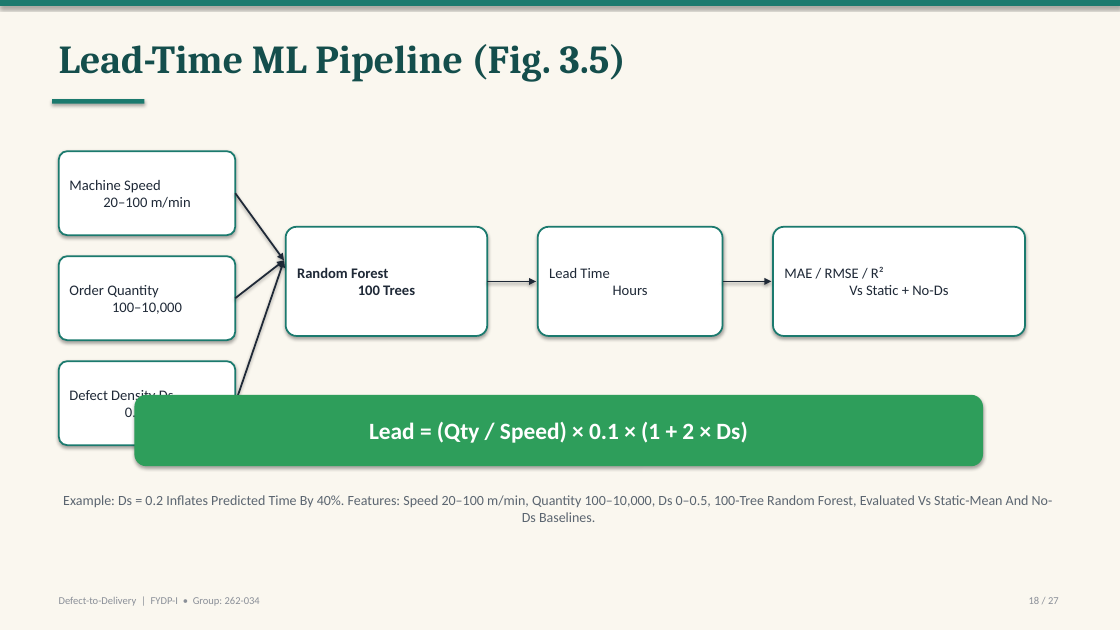
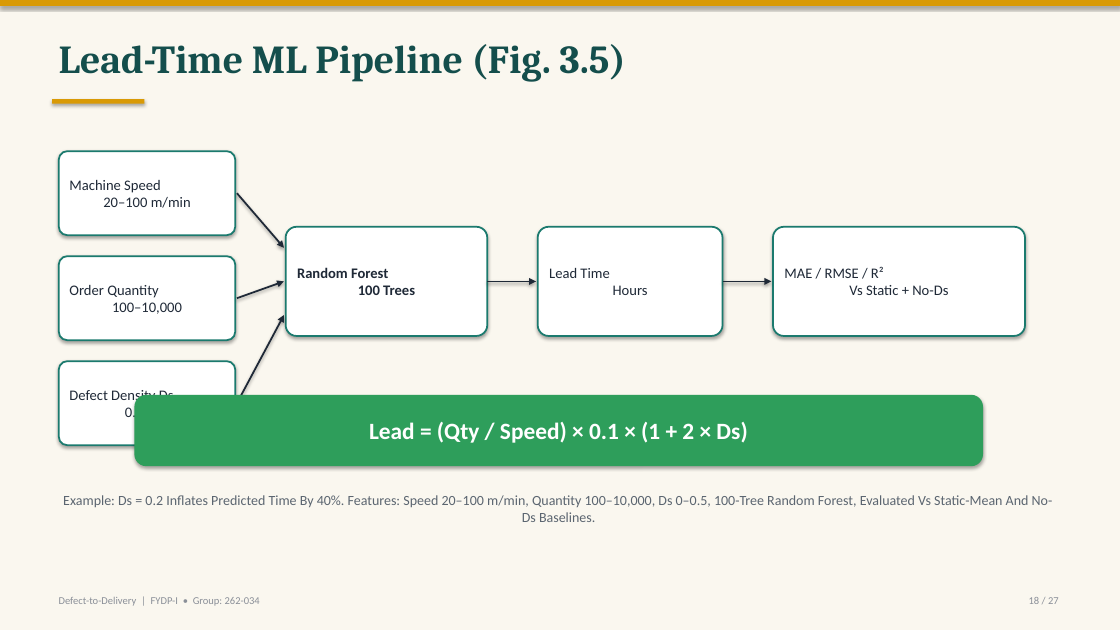
Before and after one commit to labib-ux/FYDP, a slide deck: slide 18 of slides/FYDP-I_Defect-to-Delivery.pptx. Drawn at 1120x630 pixels with LibreOffice and Linux fonts; fonts in the diff are those of the drawing. Boxes give left, top, right and bottom in pixels: in the first picture for what was removed or moved away, otherwise in the second. Text is boxed around its words. In the diff, an @@ line names an element or a change of style, - is before the commit and + after.

Commit message:
docs(slides): gold accent theme, slide-18 fan-in arrows, big-type req graphics

```diff
--- a/slides/FYDP-I_Defect-to-Delivery.pptx
+++ b/slides/FYDP-I_Defect-to-Delivery.pptx
@@ rectangle at box(0, 0, 1120, 6): fill #1B7A6E to #D99A06 @@
@@ rectangle at box(52, 99, 145, 104): fill #1B7A6E to #D99A06 @@
@@ arrow moved from (235, 193) - (284, 260) to (237, 193) - (284, 248) @@
@@ arrow moved from (235, 298) - (284, 260) to (237, 298) - (284, 281) @@
@@ arrow moved from (235, 403) - (284, 260) to (237, 403) - (284, 315) @@
```
Also in this commit, not shown: 26 other slides changed, 2 other files.
